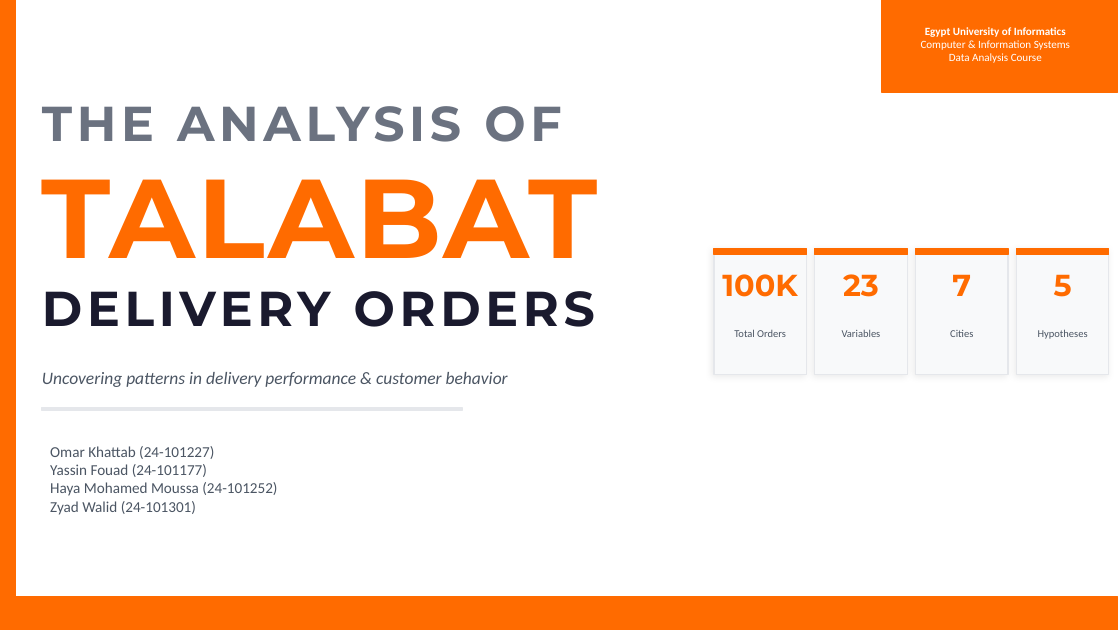
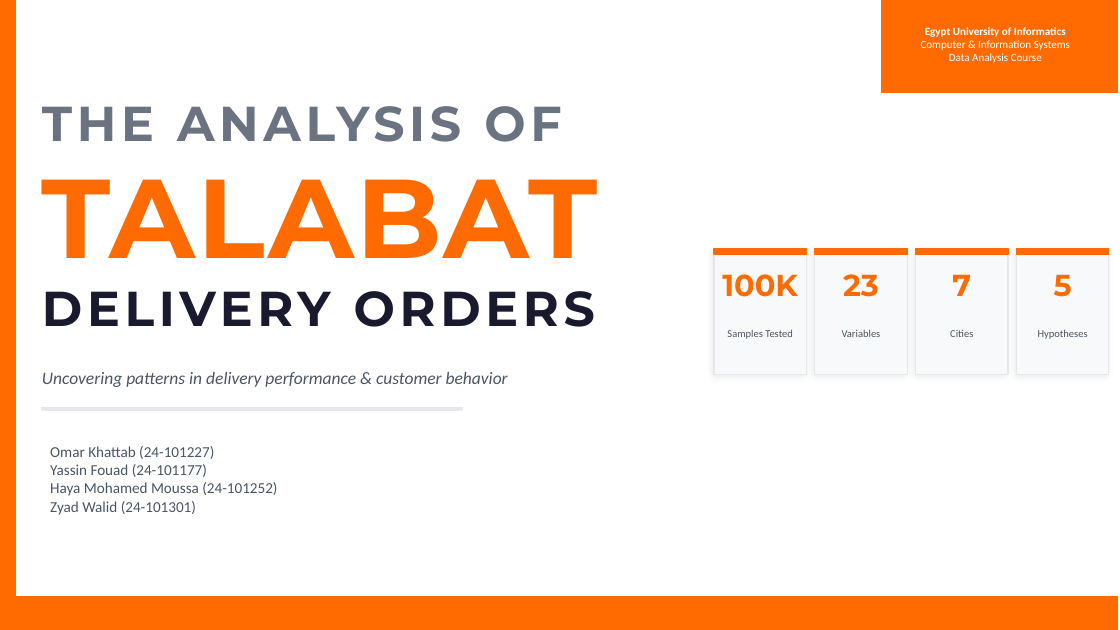
Before and after one commit to yassinfouad7/Project-III-Analytica, a slide deck: slide 1 of Analytica project 3 ppt.pptx. Drawn at 1120x630 pixels with LibreOffice and Linux fonts; fonts in the diff are those of the drawing. Boxes give left, top, right and bottom in pixels: in the first picture for what was removed or moved away, otherwise in the second. Text is boxed around its words. In the diff, an @@ line names an element or a change of style, - is before the commit and + after.

```diff
--- a/Analytica project 3 ppt.pptx
+++ b/Analytica project 3 ppt.pptx
@@ text at bbox=[727, 329, 793, 339]: text changed @@
-Total Orders
+Samples Tested
```
Also in this commit, not shown: 1 other slide changed, 2 other files.
